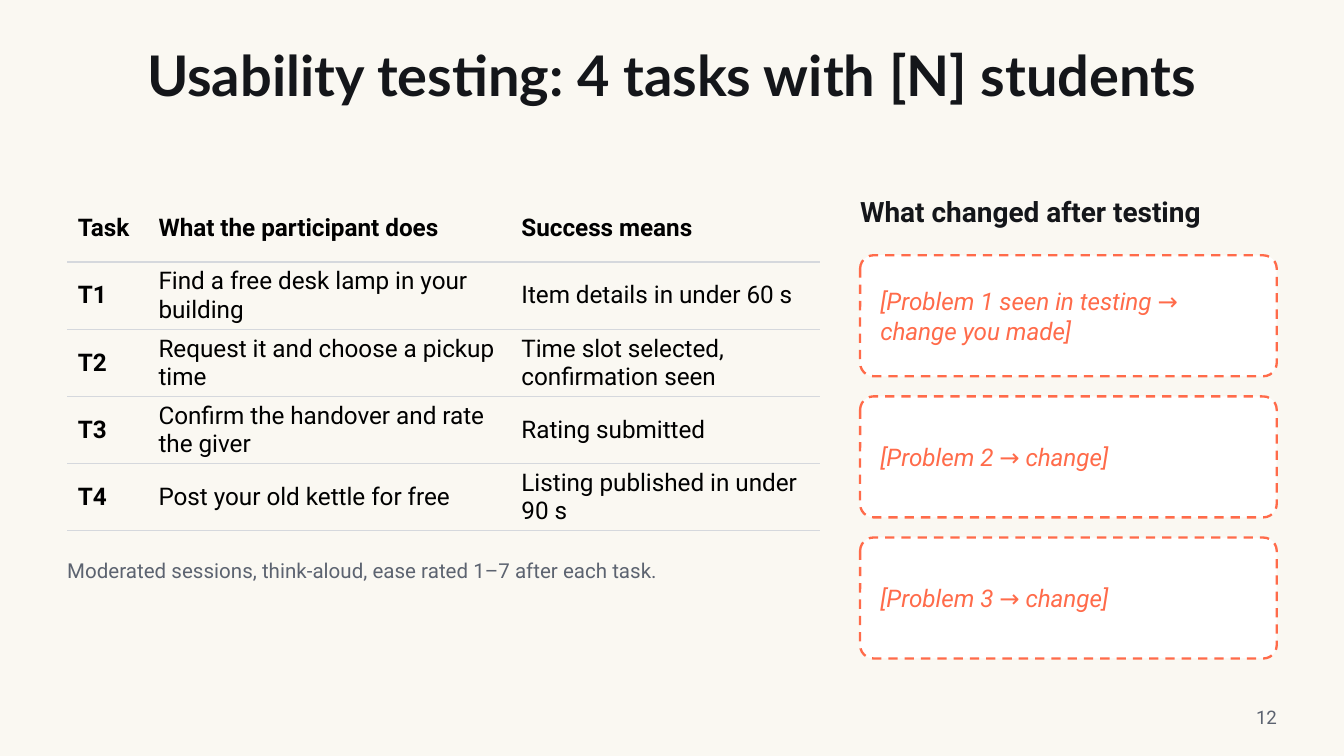
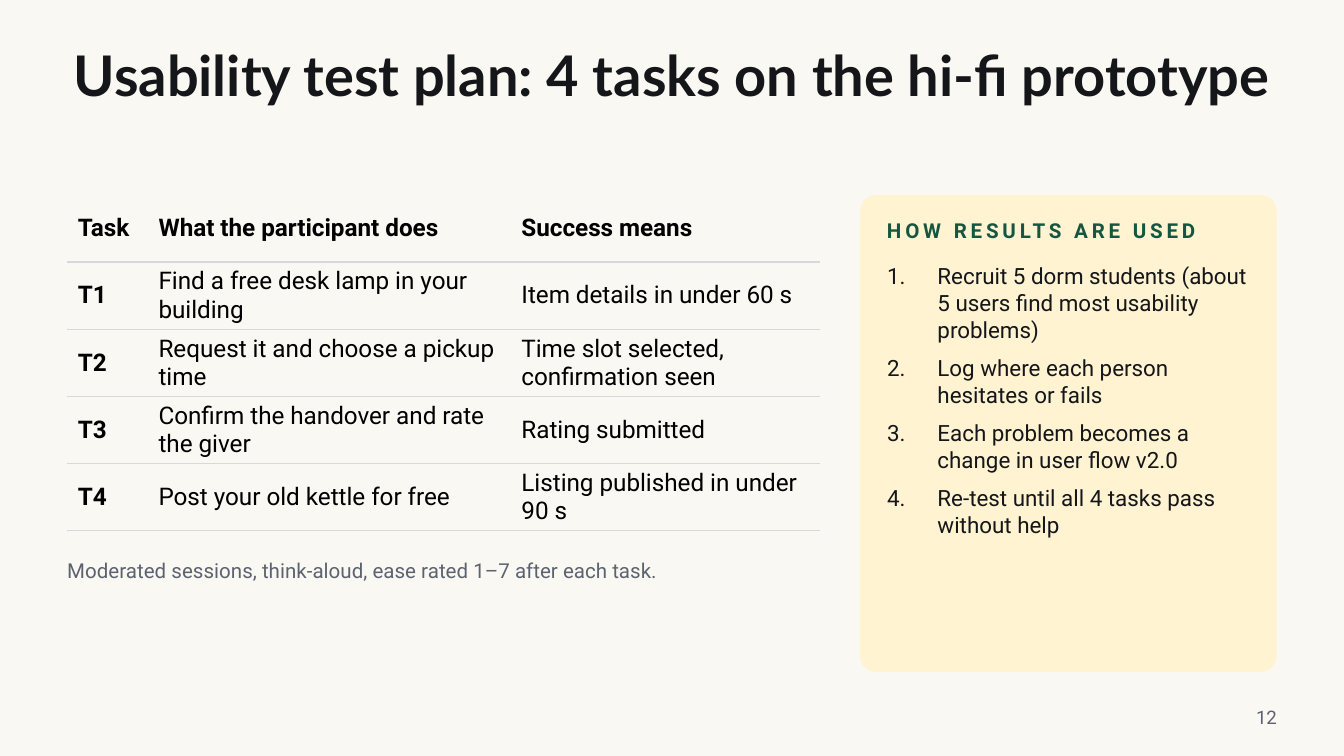
Before and after one commit to escalopa/campusswap, a slide deck: slide 12 of docs/assets/campusswap-case-study.pptx. Drawn at 1344x756 pixels with LibreOffice and Linux fonts; fonts in the diff are those of the drawing. Boxes give left, top, right and bottom in pixels: in the first picture for what was removed or moved away, otherwise in the second. Text is boxed around its words. In the diff, an @@ line names an element or a change of style, - is before the commit and + after.

```diff
--- a/docs/assets/campusswap-case-study.pptx
+++ b/docs/assets/campusswap-case-study.pptx
@@ title at [74, 54, 1270, 106]: text changed @@
-Usability testing: 4 tasks with [N] students
+Usability test plan: 4 tasks on the hi-fi prototype
@@ rounded rectangle: place and size @@
-rounded rectangle at [860, 396, 1277, 517]
+rounded rectangle at [860, 195, 1277, 672]
@@ rounded rectangle at [860, 195, 1277, 672]: fill #FFFFFF to #FFF3D1; outline #FF6B4A 1.25 pt dashed to none; proportions changed @@
@@ text removed at [860, 200, 1200, 228] @@
-What changed after testing
@@ text added at [887, 218, 1250, 251], 11 pt, text #145640, bold @@
+HOW RESULTS ARE USED
@@ rounded rectangle removed at [860, 255, 1277, 376] @@
@@ text "Recruit 5 dorm students (about ..." at [937, 266, 1247, 538]: vertical alignment middle to top @@
@@ text at [937, 266, 1247, 538]: text changed; size 13 to 12 pt; text colour #FF6B4A to #14161A; italic off @@
-[Problem 1 seen in testing → change you made]
+1. Recruit 5 dorm students (about 5 users find most usability problems)
+2. Log where each person hesitates or fails
+3. Each problem becomes a change in user flow v2.0
+4. Re-test until all 4 tasks pass without help
@@ text removed at [880, 446, 1109, 471] @@
-[Problem 2 → change]
@@ rounded rectangle removed at [860, 538, 1277, 659] @@
@@ text removed at [880, 587, 1109, 612] @@
-[Problem 3 → change]
```
Also in this commit, not shown: 2 other slides changed, 1 slide added, 1 slide removed, 1 other file.
